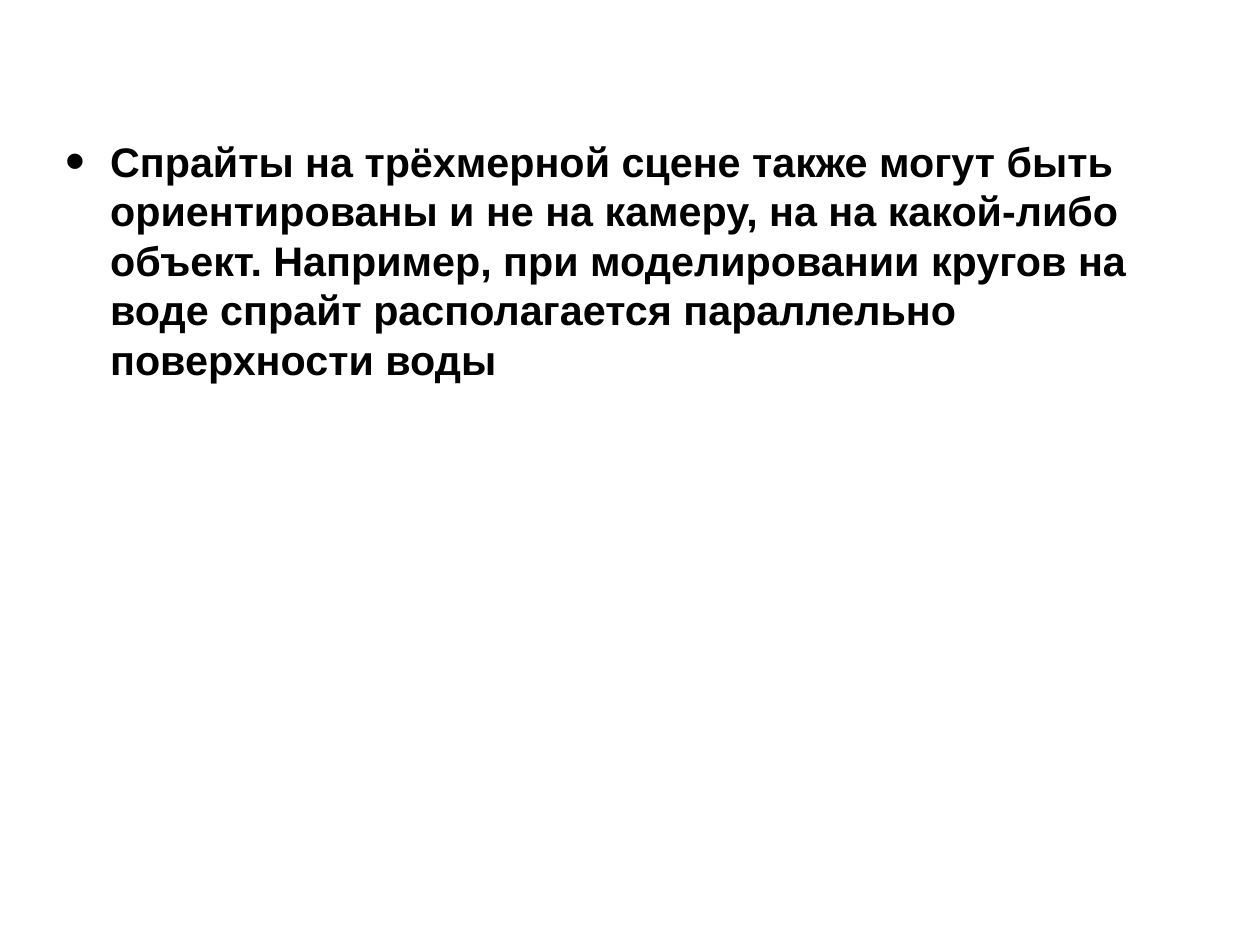
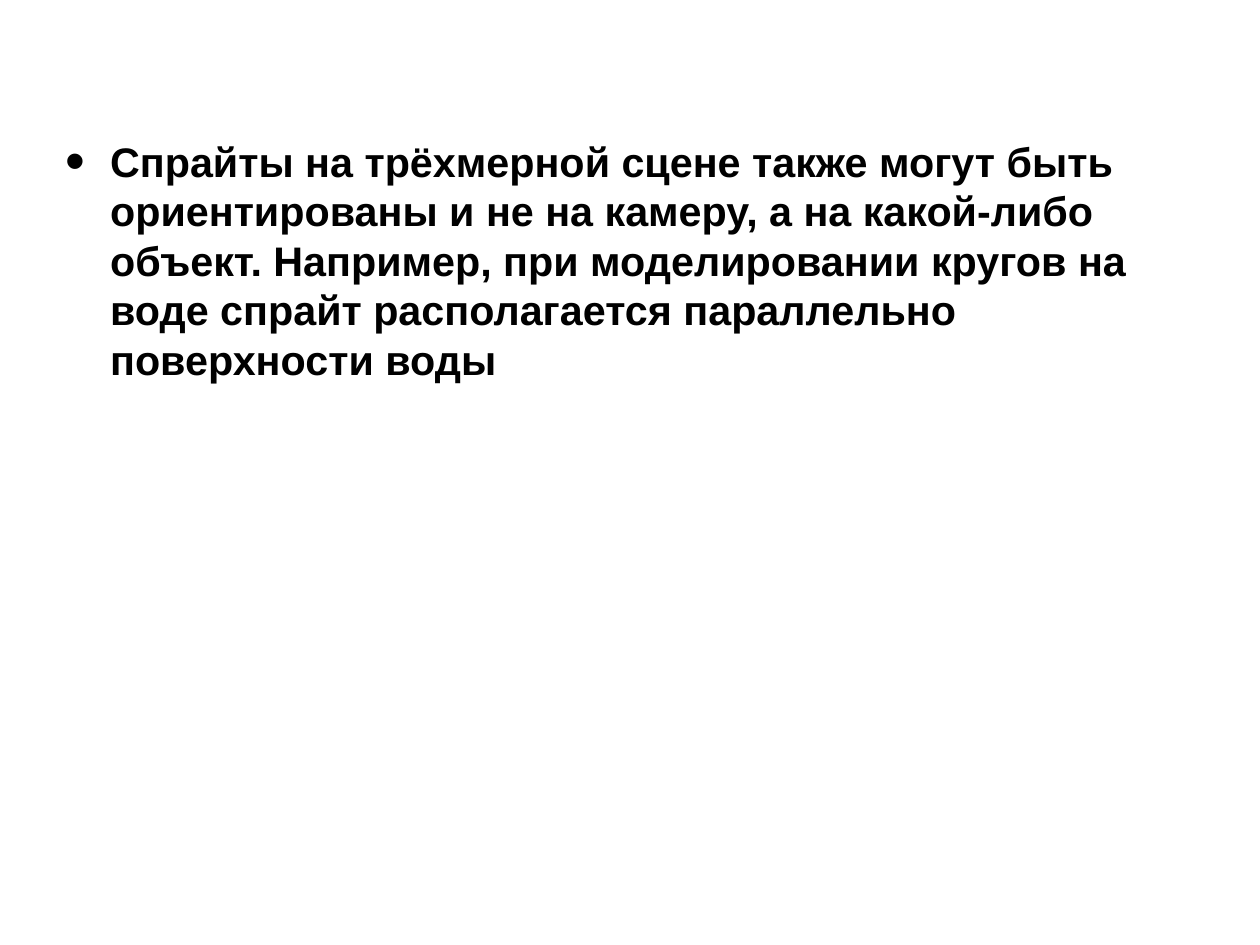
Before and after one commit to icosaeder/cg-lect, a slide deck: slide 7 of Лекции/Лекция 8/Лекция №8.odp. Drawn at 1260x945 pixels with LibreOffice and Linux fonts; fonts in the diff are those of the drawing; background and template pictures are left out. Boxes give left, top, right and bottom in pixels: in the first picture for what was removed or moved away, otherwise in the second. Text is boxed around its words. In the diff, an @@ line names an element or a change of style, - is before the commit and + after.

```diff
--- a/Лекции/Лекция 8/Лекция №8.odp
+++ b/Лекции/Лекция 8/Лекция №8.odp
@@ text at (x1=110, y1=146, x2=1126, y2=383): text changed @@
-• Спрайты на трёхмерной сцене также могут быть ориентированы и не на камеру, на на какой-либо объект. Например, при моделировании кругов на воде спрайт располагается параллельно поверхности воды
+• Спрайты на трёхмерной сцене также могут быть ориентированы и не на камеру, а на какой-либо объект. Например, при моделировании кругов на воде спрайт располагается параллельно поверхности воды
```
Also in this commit, not shown: 1 other slide changed, 3 other files.
